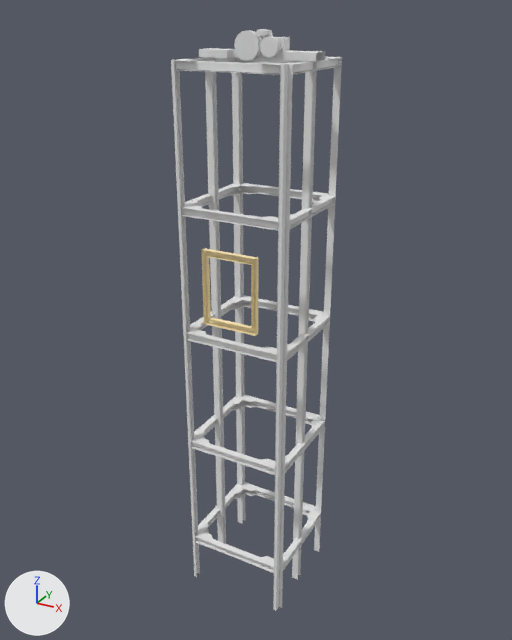
The Blender file Assets/Blender Files/World/ElevatorShaft.blend: old version first, new version second.
The view is the same before and after, from a 50 mm camera at (17.2, -11.6, 12.1) aimed at (3.1, 13.9, -0.7). Arrows for +X, +Y and +Z are at lower left; the lights stay in place.

In view in the first picture: 'Elavator Hall.001', 'Plane'.
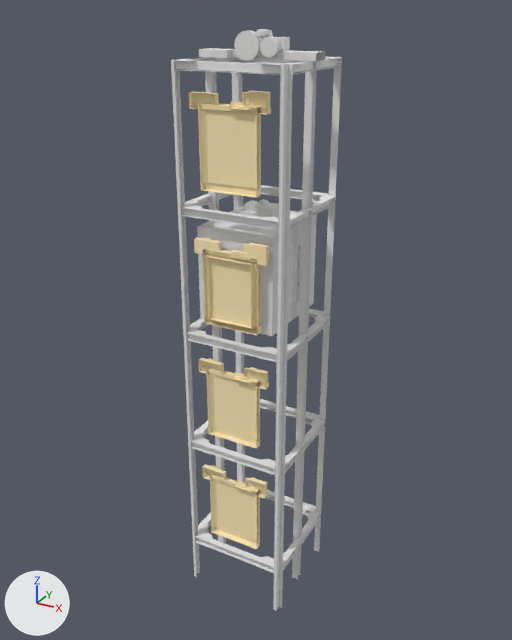
Commit message: Added actual elevator car to shaft

The change in detail:
Material 'Elevator' (mat_elevator) is new.
Its base color is (0.8, 0.8, 0.8) (white #e7e7e7).
me_id2_000 is used by ob_elavator_hall_001; location (4.2, 6.21, 1.17).
me_id2_000 had 16 vertices, 12 faces and spanned x -2.05..0.43, y 4.96..5.2, z -1.21..2.05.
me_id2_000 now has 364 vertices, 282 faces and spans x -1.65..1.65, y -0.36..0.11, z -1.63..2.14.
me_id2_000 part 1: 364 vertices added at x -1.65..1.65, y -0.36..0.11, z -1.63..2.14.
me_id2_000 part 2: 16 vertices removed from x -2.05..0.43, y 4.96..5.2, z -1.21..2.05.
me_id2_000 part 3: the surface is now shaded smooth.
Mesh me_id2_003 is new.
It has 280 vertices, 188 faces, 2 loose edges and spans x -1.65..1.65, y -0.3..0.08, z -1.63..2.14.
It uses material mat_wallpaper (beige #ffecba).
Mesh me_cube_001 is new.
It has 910 vertices, 788 faces and spans x -2.18..2.18, y -2.02..2.02, z -2.06..2.94.
It uses material mat_elevator (white #e7e7e7).
Object 'Elavator Hall.001' (ob_elavator_hall_001) moves from (4.2, 6.21, 1.17) to (3.4, 11.56, 1.59).
Object 'Elavator Hall.000' (ob_elavator_hall_000) is new; it shows me_id2_003.
Its location is (3.4, 11.56, 7.24).
It gains a EDGE_SPLIT modifier named 'EdgeSplit'.
Object 'Cube' (ob_cube) is new; it shows me_cube_001.
Its location is (3.4, 13.7, 1.92).
It gains a EDGE_SPLIT modifier named 'EdgeSplit'.
Modifier setting: split_angle = 0.559.
Object 'Elavator Hall.002' (ob_elavator_hall_002) is new; it shows a copy of me_id2_003.
Its location is (3.4, 11.56, -3.85).
It gains a EDGE_SPLIT modifier named 'EdgeSplit'.
Object 'Elavator Hall.003' (ob_elavator_hall_003) is new; it shows a copy of me_id2_003.
Its location is (3.4, 11.56, -9.43).
It gains a EDGE_SPLIT modifier named 'EdgeSplit'.

Location of each change, (x1, y1, x2, y2) in pixels of the pictures (512 x 640 px):
'Elavator Hall.000', added (beige): after (189, 91, 271, 198)
'Elavator Hall.001', reshaped, moved (31% wider, 11% taller): before (201, 248, 259, 336); after (194, 237, 270, 335)
'Cube', added: after (197, 199, 317, 336)
'Elavator Hall.002', added (beige): after (199, 358, 269, 449)
'Elavator Hall.003', added (beige): after (202, 464, 268, 549)
part 1 of me_id2_000, added (beige): after (194, 237, 270, 335)
part 2 of me_id2_000, deleted (beige): before (201, 248, 259, 336)
